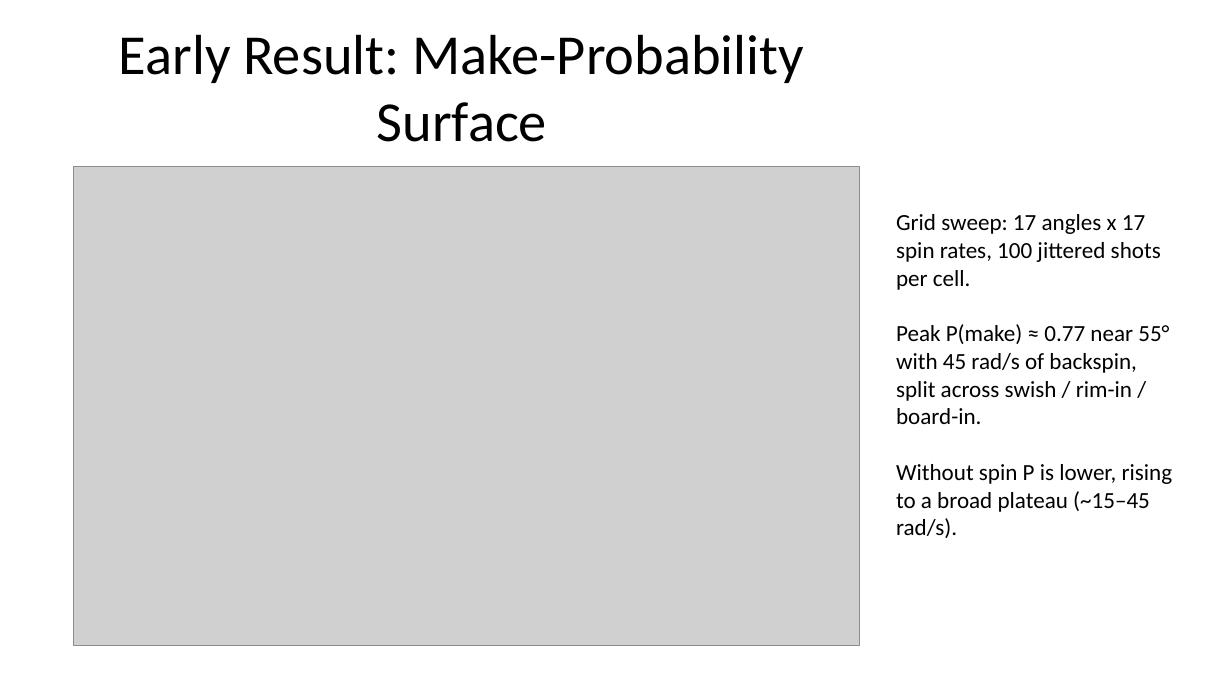
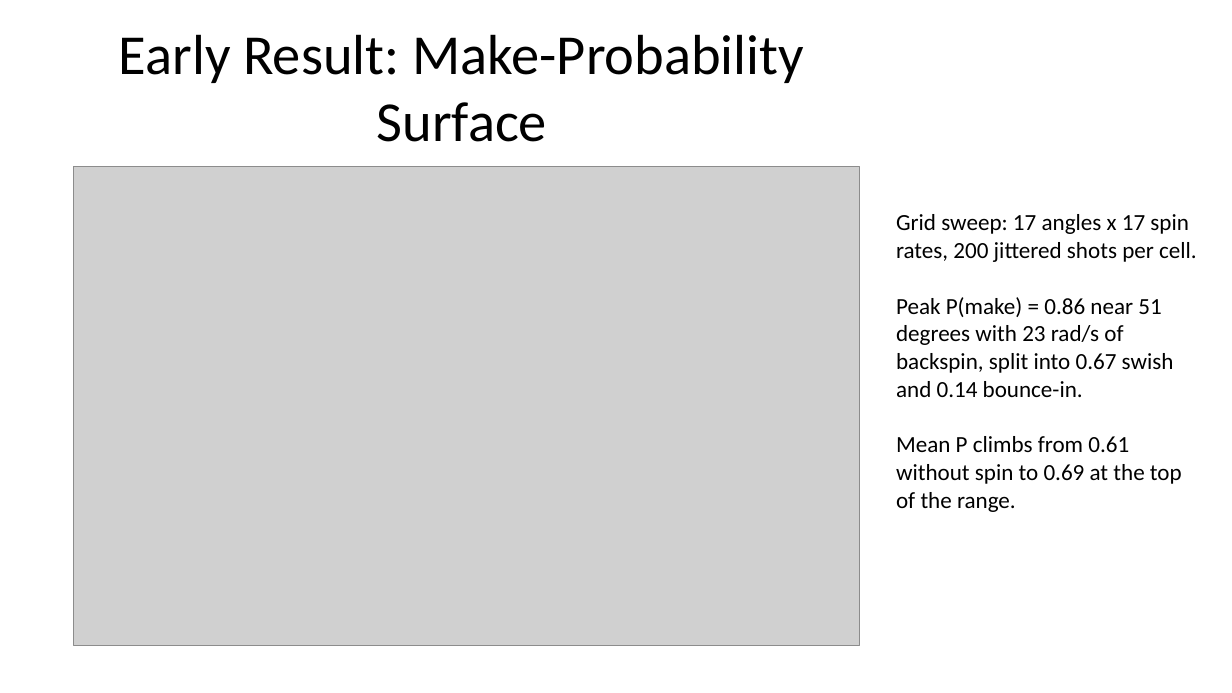
Before and after one commit to dbzyw/comp-1110-group-project, a slide deck: slide 12 of Specifications/COMP1110_Basketball_Shot_Simulation_Progress.pptx (slide 7 before the commit). Drawn at 1232x693 pixels with LibreOffice and Linux fonts; fonts in the diff are those of the drawing; grey boxes stand for pictures. Boxes give left, top, right and bottom in pixels: in the first picture for what was removed or moved away, otherwise in the second. Text is boxed around its words. In the diff, an @@ line names an element or a change of style, - is before the commit and + after.

```diff
--- a/Specifications/COMP1110_Basketball_Shot_Simulation_Progress.pptx
+++ b/Specifications/COMP1110_Basketball_Shot_Simulation_Progress.pptx
@@ text at <box>896,214,1197,512</box>: text changed @@
-Grid sweep: 17 angles x 17 spin rates, 100 jittered shots per cell.
-Peak P(make) ≈ 0.77 near 55° with 45 rad/s of backspin, split across swish / rim-in / board-in.
-Without spin P is lower, rising to a broad plateau (~15–45 rad/s).
+Grid sweep: 17 angles x 17 spin rates, 200 jittered shots per cell.
+Peak P(make) = 0.86 near 51 degrees with 23 rad/s of backspin, split into 0.67 swish and 0.14 bounce-in.
+Mean P climbs from 0.61 without spin to 0.69 at the top of the range.
```
Also in this commit, not shown: 8 other slides changed, 5 slides added, 3 other files.
